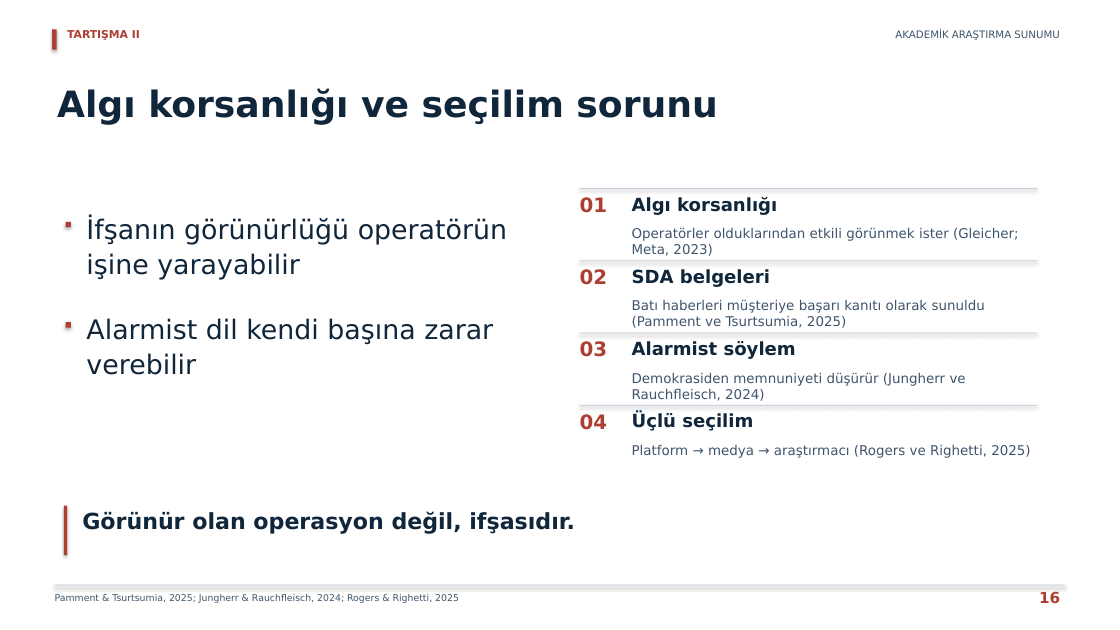
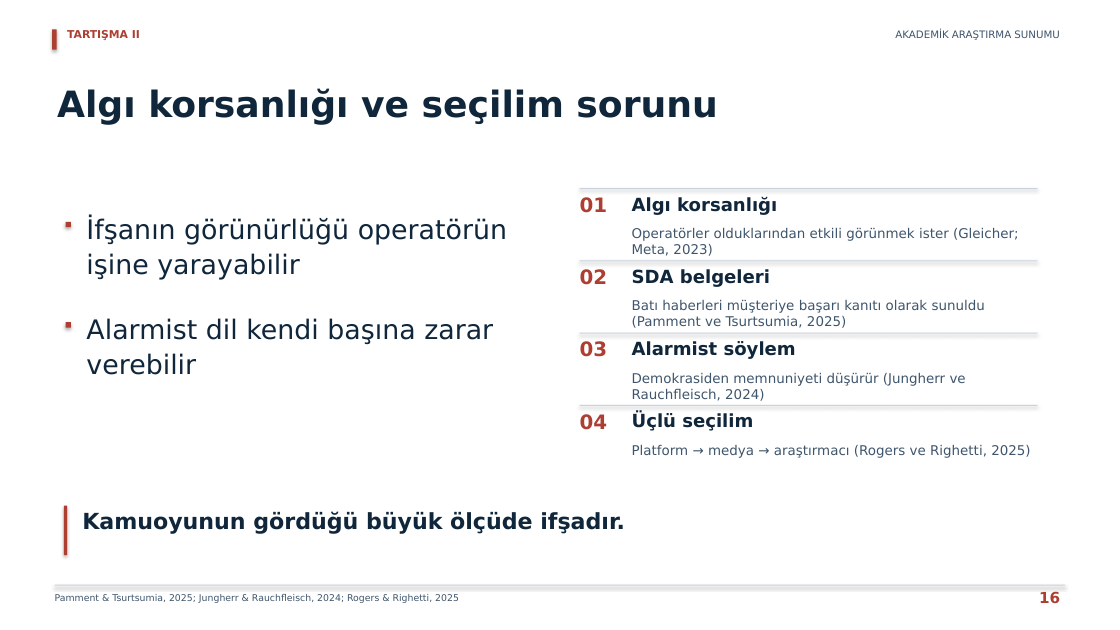
Before and after one commit to erdemkulaclii/SUNUM, a slide deck: slide 16 of output/AKADEMIK_ODAKLI_SUNUM.pptx. Drawn at 1120x630 pixels with LibreOffice and Linux fonts; fonts in the diff are those of the drawing. Boxes give left, top, right and bottom in pixels: in the first picture for what was removed or moved away, otherwise in the second. Text is boxed around its words. In the diff, an @@ line names an element or a change of style, - is before the commit and + after.

```diff
--- a/output/AKADEMIK_ODAKLI_SUNUM.pptx
+++ b/output/AKADEMIK_ODAKLI_SUNUM.pptx
@@ text at (82,511,625,534): text changed @@
-Görünür olan operasyon değil, ifşasıdır.
+Kamuoyunun gördüğü büyük ölçüde ifşadır.
```
Also in this commit, not shown: 4 other slides changed, 55 other files.
